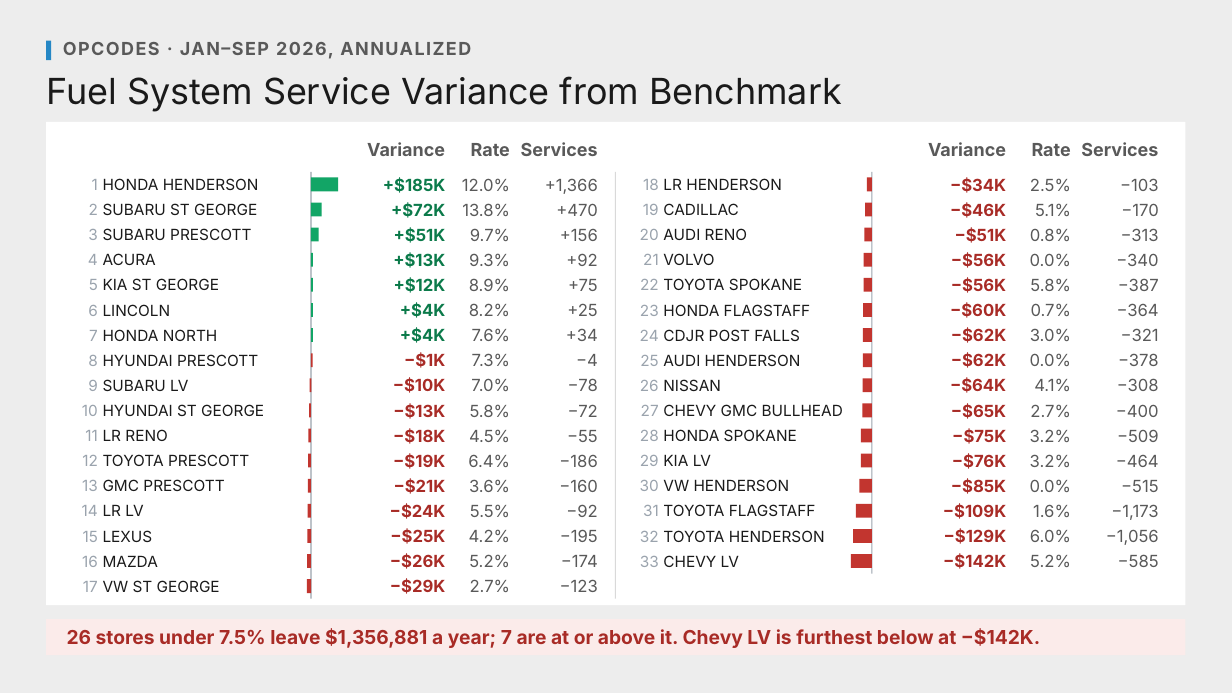
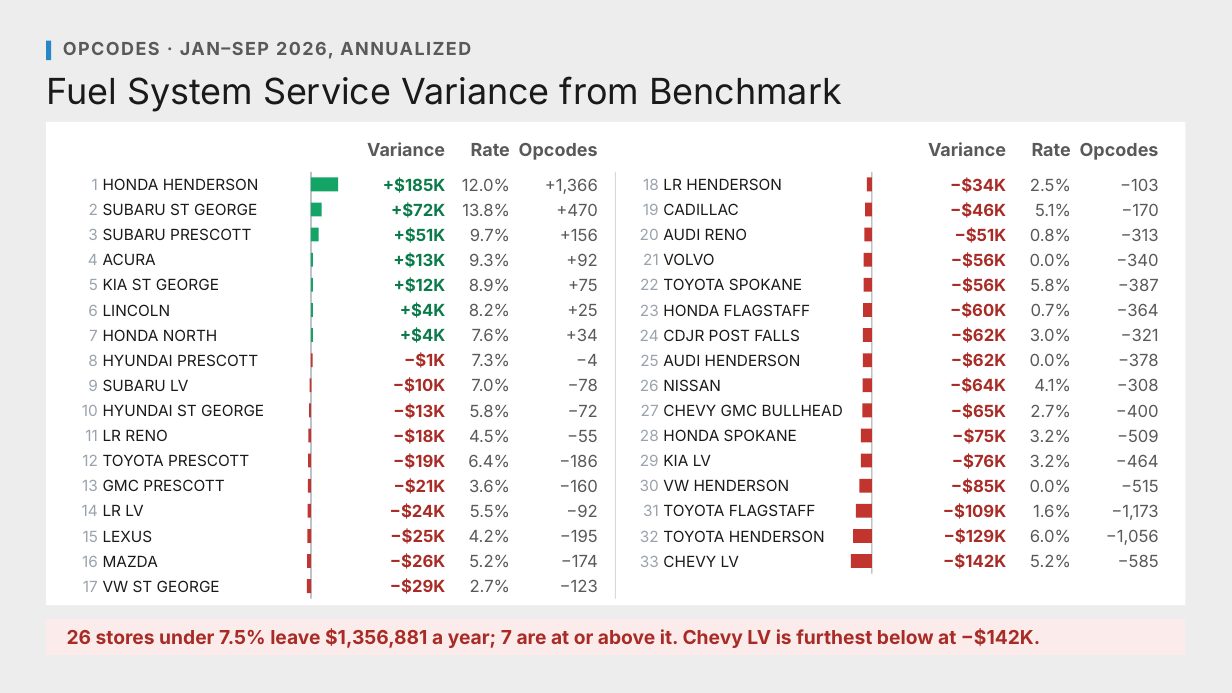
Before and after one commit to Ndresner/Noah, a slide deck: slide 4 of day2-deck/decks/Op Code Variance with Services - Review.pptx. Drawn at 1232x693 pixels with LibreOffice and Linux fonts; fonts in the diff are those of the drawing. Boxes give left, top, right and bottom in pixels: in the first picture for what was removed or moved away, otherwise in the second. Text is boxed around its words. In the diff, an @@ line names an element or a change of style, - is before the commit and + after.

```diff
--- a/day2-deck/decks/Op Code Variance with Services - Review.pptx
+++ b/day2-deck/decks/Op Code Variance with Services - Review.pptx
@@ text at box(519, 143, 598, 160): text changed @@
-Services
+Opcodes
@@ text at box(1080, 143, 1159, 160): text changed @@
-Services
+Opcodes
```
Also in this commit, not shown: 3 other slides changed, 7 other files.
